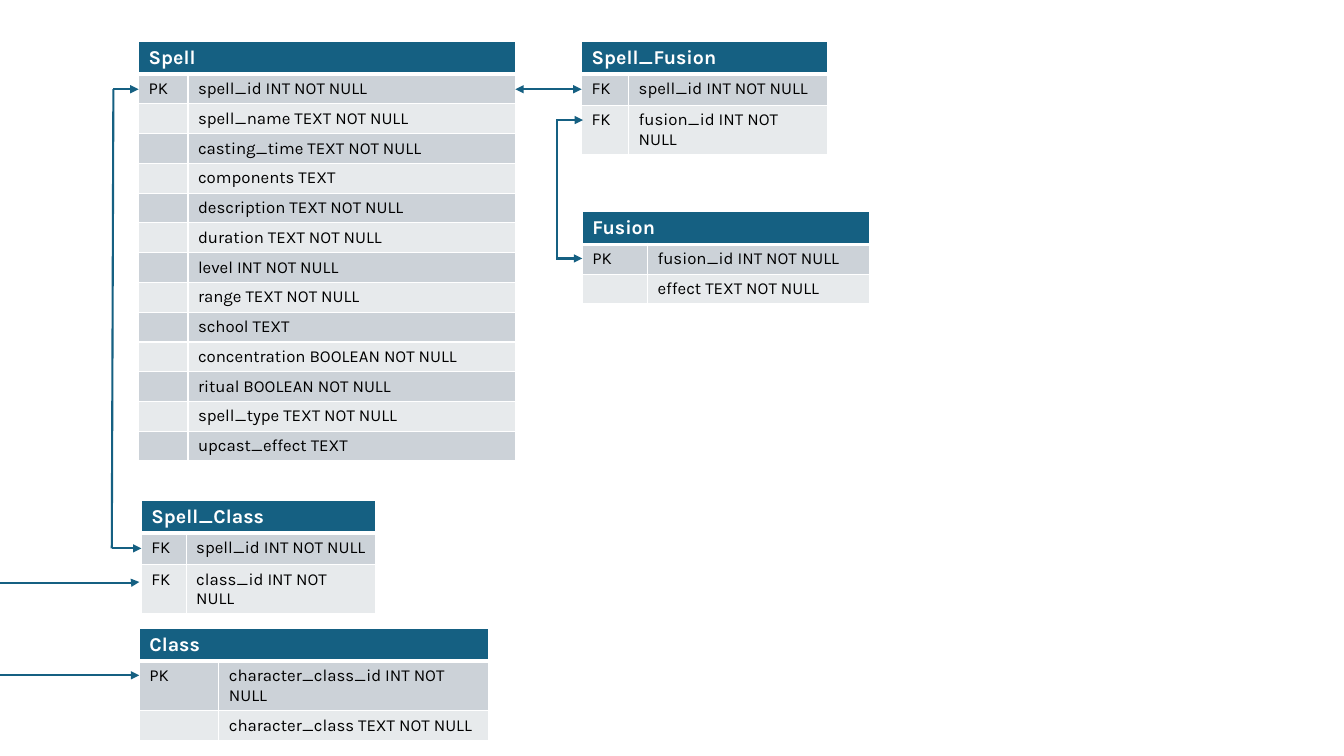
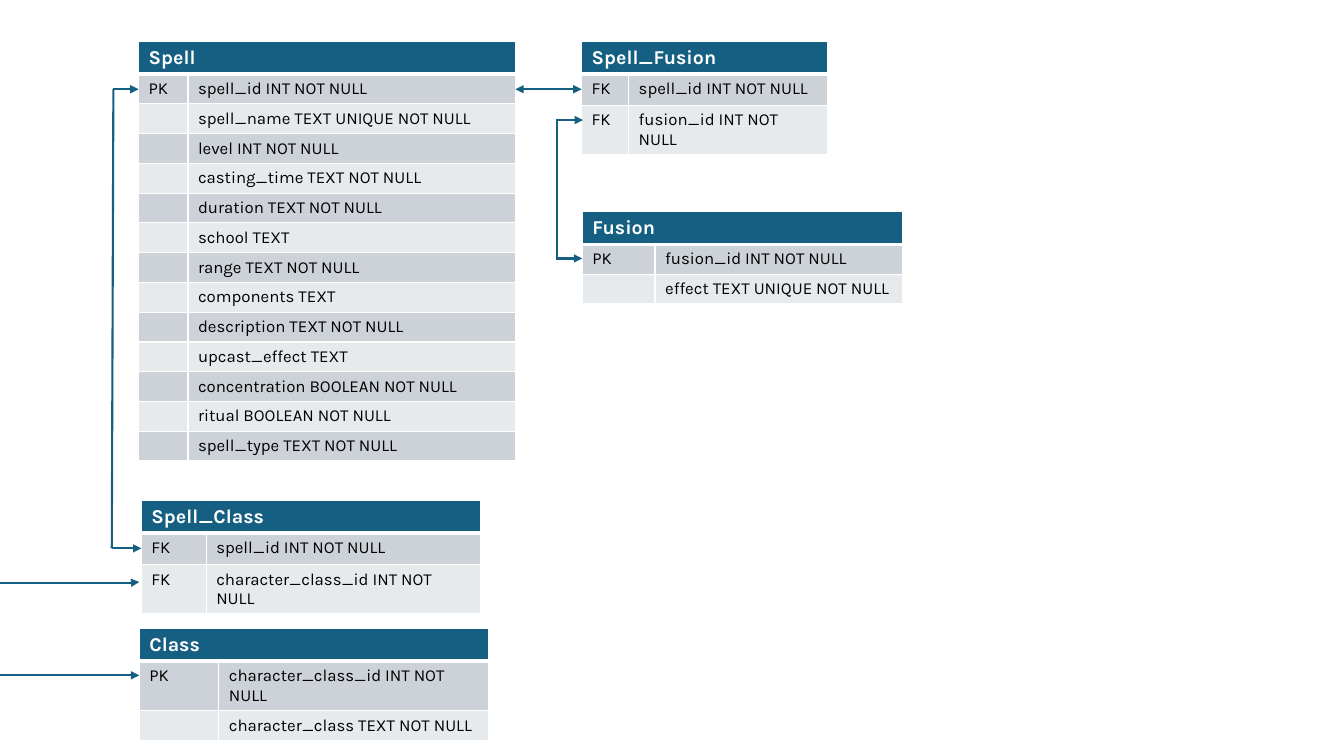
Before and after one commit to EbbyRaymundo/5e-spell-combo-tool, a slide deck: slide 1 of images/Spell database diagram.pptx. Drawn at 1344x756 pixels with LibreOffice and Linux fonts; fonts in the diff are those of the drawing. Boxes give left, top, right and bottom in pixels: in the first picture for what was removed or moved away, otherwise in the second. Text is boxed around its words. In the diff, an @@ line names an element or a change of style, - is before the commit and + after.

```diff
--- a/images/Spell database diagram.pptx
+++ b/images/Spell database diagram.pptx
@@ table at (138,41,515,468) @@
-row 3:  | spell_name TEXT NOT NULL
+row 3:  | spell_name TEXT UNIQUE NOT NULL
+row 4:  | level INT NOT NULL
+row 6:  | duration TEXT NOT NULL
+row 7:  | school TEXT
+row 8:  | range TEXT NOT NULL
-row 7:  | duration TEXT NOT NULL
-row 8:  | level INT NOT NULL
-row 9:  | range TEXT NOT NULL
-row 10:  | school TEXT
+row 11:  | upcast_effect TEXT
-row 14:  | upcast_effect TEXT
@@ table at (583,212,902,306) @@
-row 3, column 2: effect TEXT NOT NULL
+row 3, column 2: effect TEXT UNIQUE NOT NULL
@@ table: place and size @@
-table at (583,212,870,306)
+table at (583,212,902,306)
@@ table at (141,500,480,608) @@
-row 3, column 2: class_id INT NOT NULL
+row 3, column 2: character_class_id INT NOT NULL
@@ table: place and size @@
-table at (141,500,375,608)
+table at (141,500,480,608)
```
Also in this commit, not shown: 3 other files.
